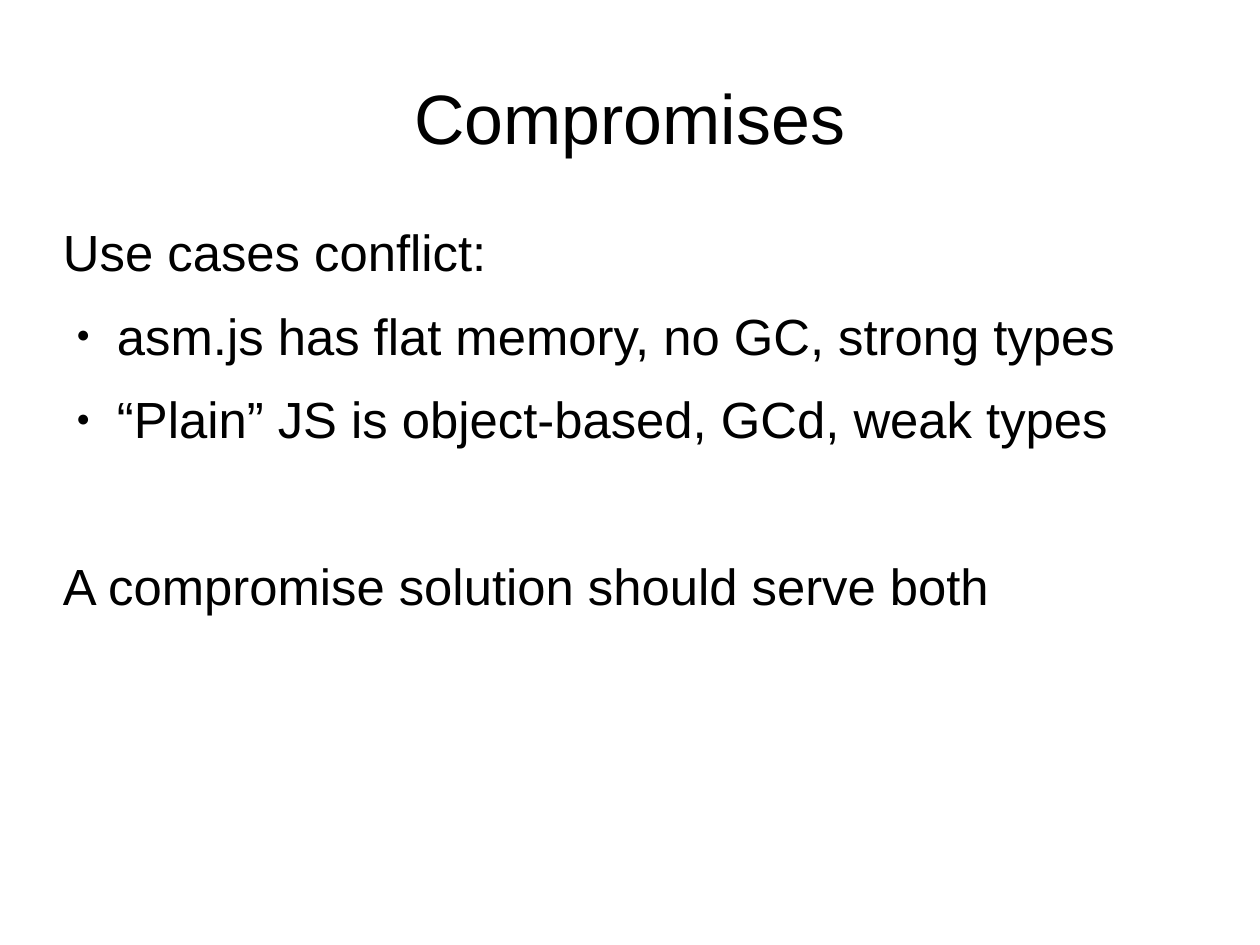
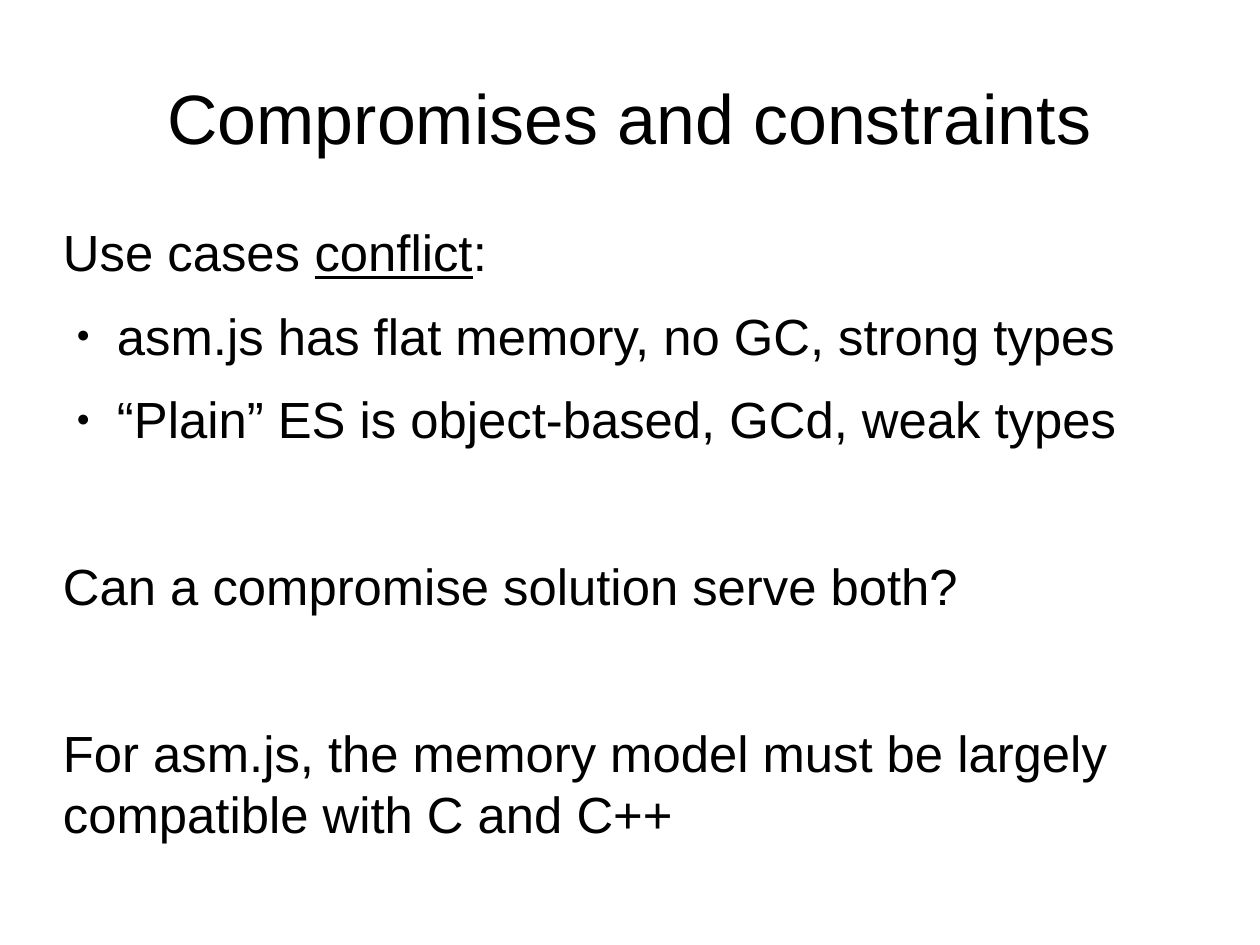
Before and after one commit to tc39/proposal-ecmascript-sharedmem, a slide deck: slide 4 of tc39/presentation-sept-2015.odp (slide 3 before the commit). Drawn at 1260x945 pixels with LibreOffice and Linux fonts; fonts in the diff are those of the drawing. Boxes give left, top, right and bottom in pixels: in the first picture for what was removed or moved away, otherwise in the second. Text is boxed around its words. In the diff, an @@ line names an element or a change of style, - is before the commit and + after.

```diff
--- a/tc39/presentation-sept-2015.odp
+++ b/tc39/presentation-sept-2015.odp
@@ title at [168, 93, 1091, 157]: text changed @@
-Compromises
+Compromises and constraints
@@ text at [63, 234, 487, 279]: underline on in "conflict:" @@
@@ text at [63, 401, 1116, 844]: text changed @@
-● “Plain” JS is object-based, GCd, weak types
-A compromise solution should serve both
+● “Plain” ES is object-based, GCd, weak types
+Can a compromise solution serve both?
+For asm.js, the memory model must be largely compatible with C and C++
```
Also in this commit, not shown: 7 other slides changed, 9 slides added, 1 slide removed.
